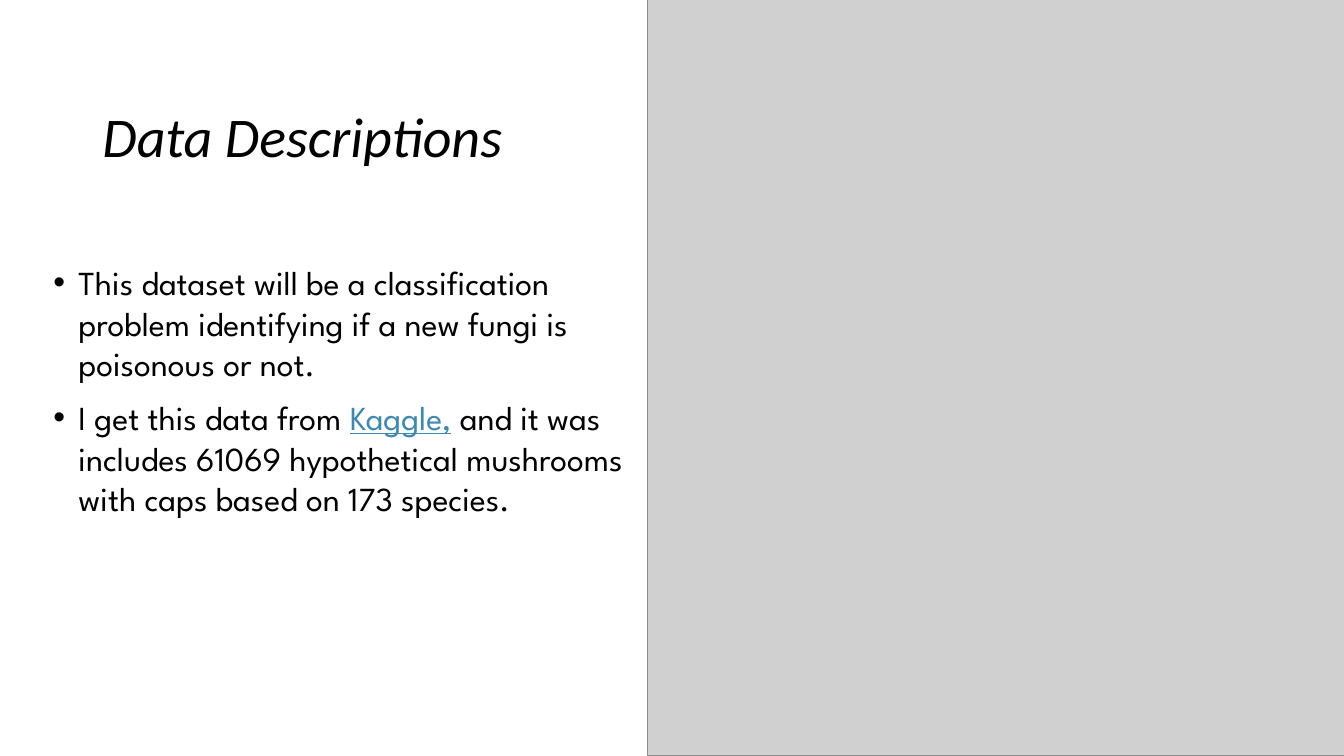
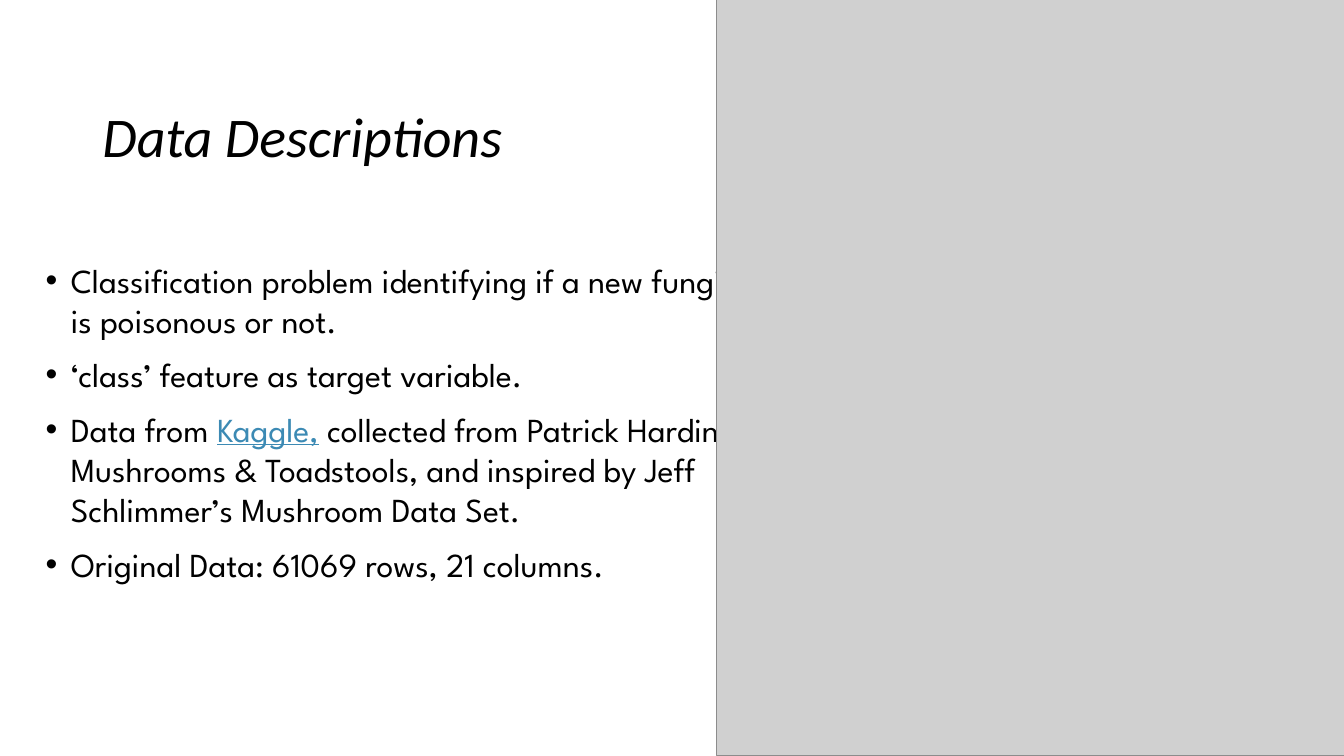
Before and after one commit to kathywu1201/Mushroom_Edibility_Classification_ML_Project, a slide deck: slide 3 of midterm_presentation.pptx. Drawn at 1344x756 pixels with LibreOffice and Linux fonts; fonts in the diff are those of the drawing; grey boxes stand for pictures. Boxes give left, top, right and bottom in pixels: in the first picture for what was removed or moved away, otherwise in the second. Text is boxed around its words. In the diff, an @@ line names an element or a change of style, - is before the commit and + after.

```diff
--- a/midterm_presentation.pptx
+++ b/midterm_presentation.pptx
@@ picture: place and size @@
-picture at box(647, 0, 1344, 756)
+picture at box(717, 0, 1344, 756)
@@ text at box(71, 259, 740, 585): text changed @@
-• This dataset will be a classification problem identifying if a new fungi is poisonous or not.
-• I get this data from Kaggle, and it was includes 61069 hypothetical mushrooms with caps based on 173 species.
+• Classification problem identifying if a new fungi is poisonous or not.
+• ‘class’ feature as target variable.
+• Data from Kaggle, collected from Patrick Hardin’s Mushrooms & Toadstools, and inspired by Jeff Schlimmer’s Mushroom Data Set.
+• Original Data: 61069 rows, 21 columns.
```
Also in this commit, not shown: 7 other slides changed, 3 slides added, 4 other files.
